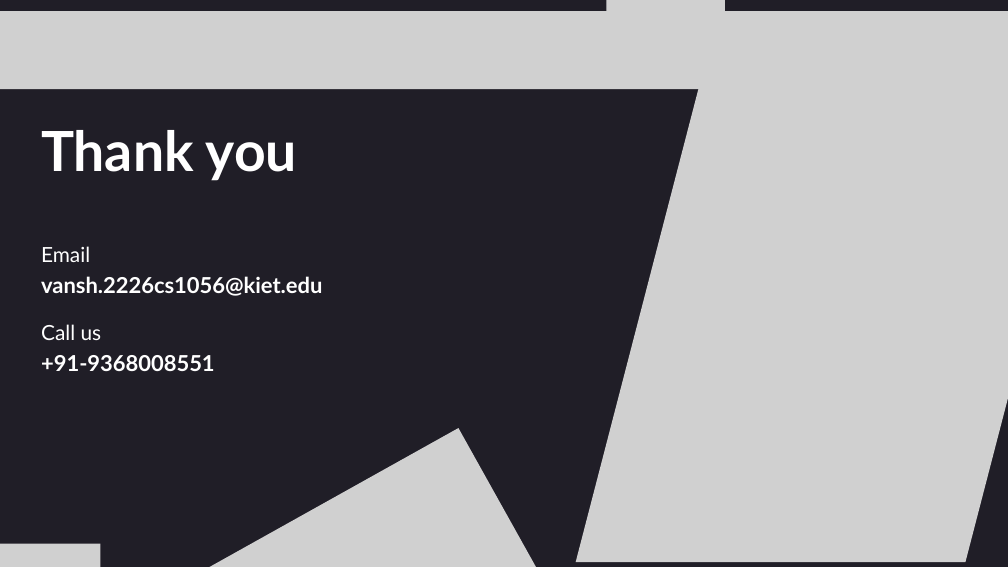
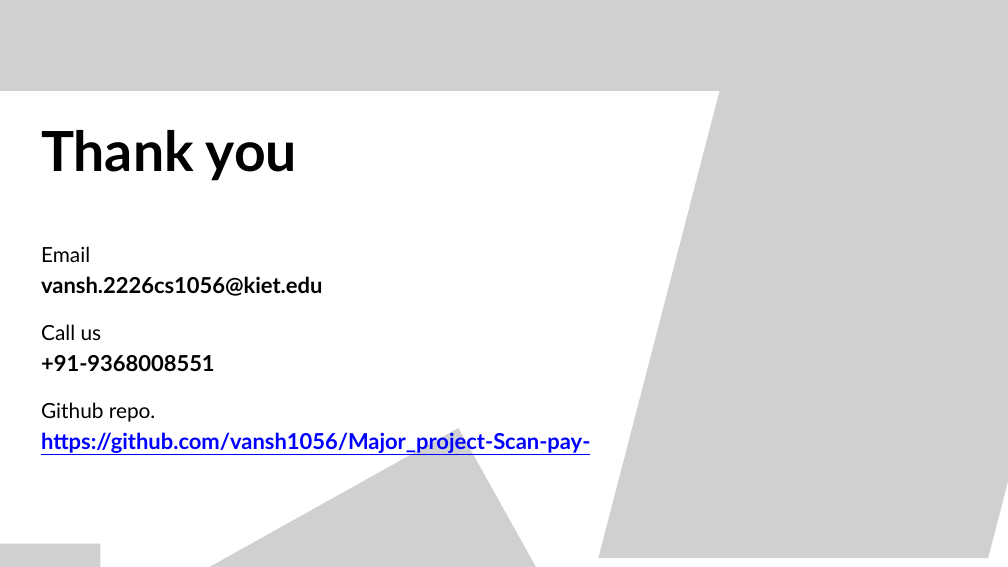
Before and after one commit to vansh1056/Major_project-Scan-pay-, a slide deck: slide 14 of document/Presentation - scan and pay.pptx (slide 13 before the commit). Drawn at 1008x567 pixels with LibreOffice and Linux fonts; fonts in the diff are those of the drawing; grey boxes stand for pictures. Boxes give left, top, right and bottom in pixels: in the first picture for what was removed or moved away, otherwise in the second. Text is boxed around its words. In the diff, an @@ line names an element or a change of style, - is before the commit and + after.

```diff
--- a/document/Presentation - scan and pay.pptx
+++ b/document/Presentation - scan and pay.pptx
@@ background #201E27 to #FFFFFF @@
@@ picture: place and size @@
-picture at (0,11,1008,89)
+picture at (0,0,1008,91)
@@ picture: place and size @@
-picture at (576,84,1008,562)
+picture at (598,80,1008,558)
@@ text colour #FFFFFF to #000000 in 5 elements at (41,130,297,181), (41,246,90,262), (41,276,322,296), (41,324,102,340), (41,355,215,371) @@
@@ text added at (41,402,156,422), 29.8 pt, text #000000 @@
+Github repo.
@@ text added at (41,430,590,454), 31.4 pt, text #0000FF, bold, underline @@
+https://github.com/vansh1056/Major_project-Scan-pay-
```
Also in this commit, not shown: 12 other slides changed, 1 slide added.
